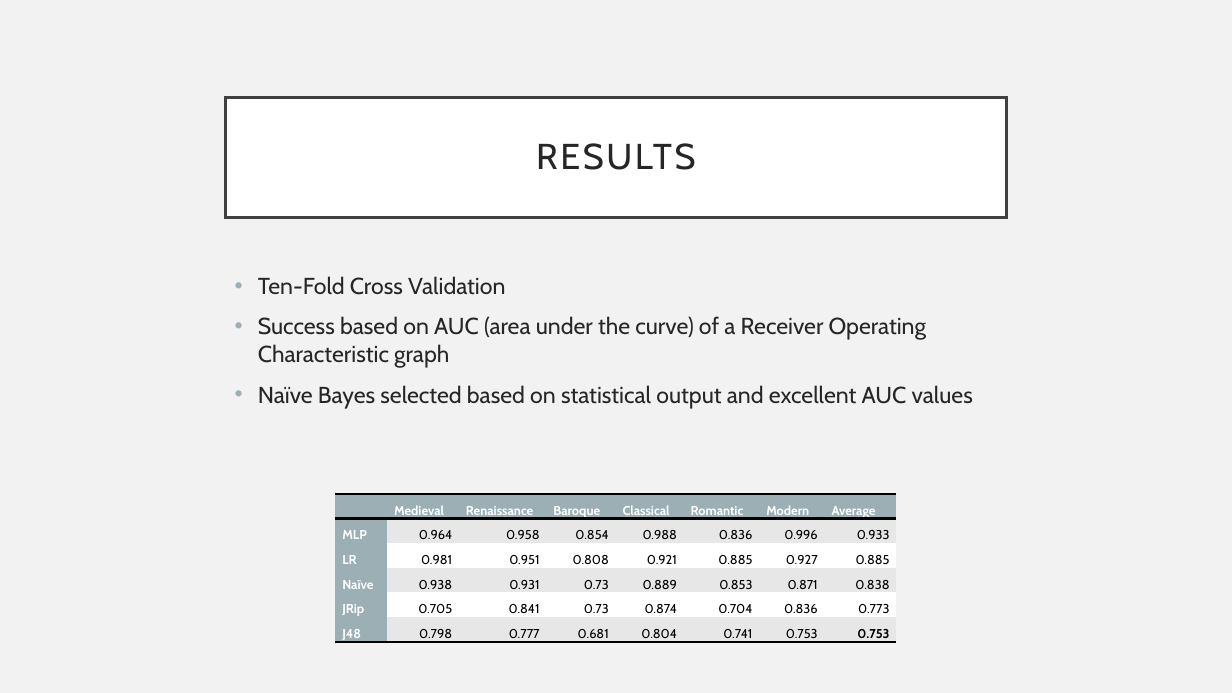
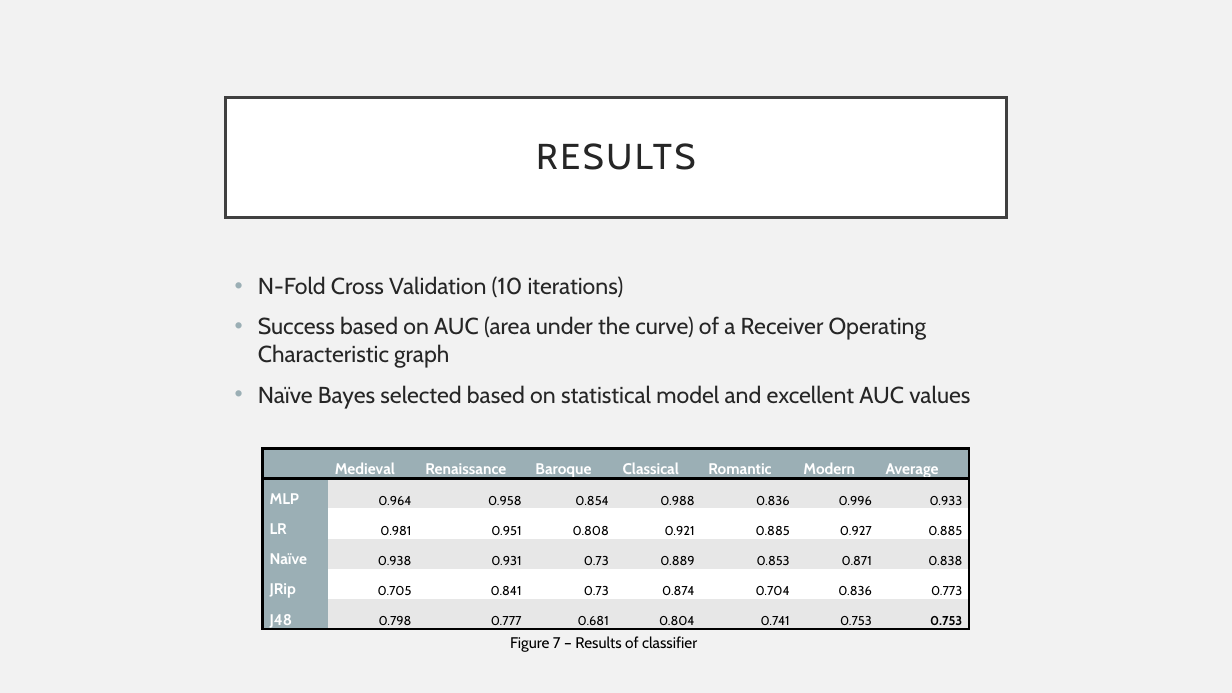
Before and after one commit to rstrelow001/CSCI-UR-Music-Composition, a slide deck: slide 14 of Presentations/MICS Presentation 1.0.pptx (slide 19 before the commit). Drawn at 1232x693 pixels with LibreOffice and Linux fonts; fonts in the diff are those of the drawing. Boxes give left, top, right and bottom in pixels: in the first picture for what was removed or moved away, otherwise in the second. Text is boxed around its words. In the diff, an @@ line names an element or a change of style, - is before the commit and + after.

```diff
--- a/Presentations/MICS Presentation 1.0.pptx
+++ b/Presentations/MICS Presentation 1.0.pptx
@@ text at (258,276,624,297): text changed @@
-• Ten-Fold Cross Validation
+• N-Fold Cross Validation (10 iterations)
@@ text at (258,385,970,409): text changed @@
-• Naïve Bayes selected based on statistical output and excellent AUC values
+• Naïve Bayes selected based on statistical model and excellent AUC values
@@ table at (262,448,970,633) @@
@@ size 10 to 12 pt in "Medieval", "Renaissance", "Baroque", "Classical" and 8 more places @@
@@ borders changed @@
@@ table: place and size @@
-table at (335,494,898,646)
+table at (262,448,970,633)
@@ text added at (510,636,697,652), 12 pt, text #000000 @@
+Figure 7 – Results of classifier
```
Also in this commit, not shown: 14 other slides changed, 5 slides added, 10 slides removed, 32 other files.
